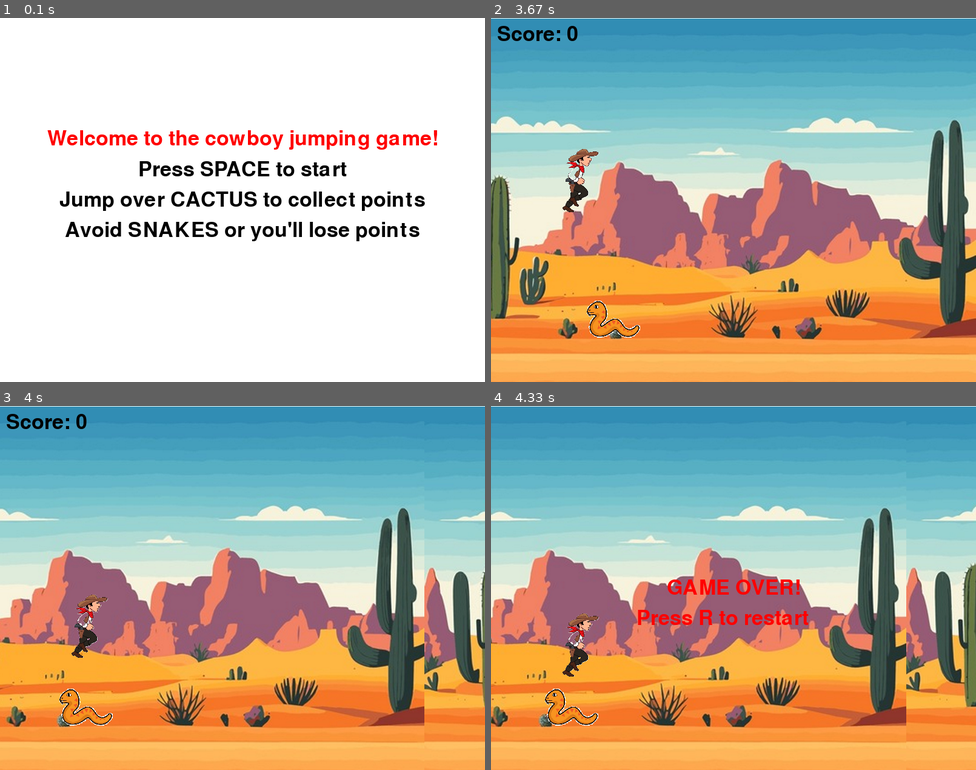
Above: before the commit, frames 1-4 (two rows, left to right).
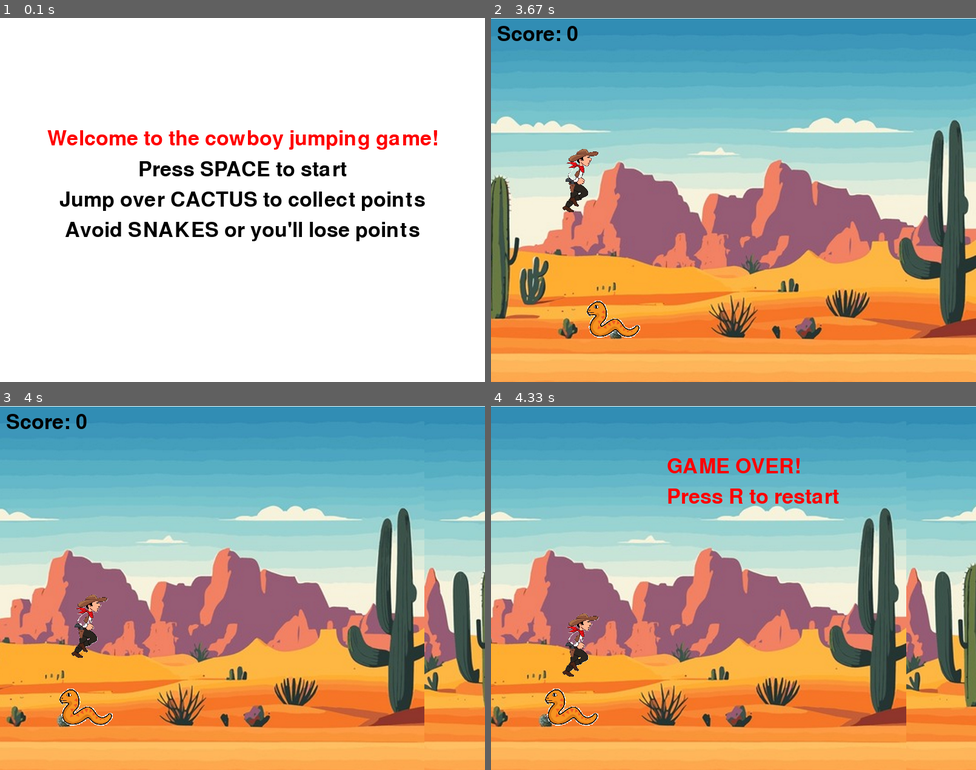
Above: after the commit, the same moments.

Repository: Frederikrik/Pygame
Game: pygame game, started from Main file.py
The game is run twice, just before and just after one commit, with the same random seed, the same clock (stepped at 60 frames per second) and the same inputs.
Inputs:
- Up to frame 1 (0.1 s): no input
- Up to frame 2 (3.67 s): tap Space at 0.33, 3.17 s
- Up to frame 3 (4 s): no input
- Up to frame 4 (4.33 s): no input

Frames 1-3 are identical in both runs. In frame 4, 2.4% of the frame differs, in the area x 30-72%, y 14-61%.

Commit message:
Different texts position

Diff:
--- a/Main file.py
+++ b/Main file.py
@@ -281,13 +281,12 @@
         if keys_pressed[pygame.K_SPACE]:  # Start jumping if space is pressed
             return True
 
-# Problem to do: Restart game
 def game_restart():
     # show the game result
     game_over_text = font.render("GAME OVER!", True,(255,0,0))
     game_restart_text = font.render("Press R to restart", True, (255,0,0))
-    game_over_rect = game_over_text.get_rect(center=(800/2, 600/2))
-    game_restart_rect = game_over_text.get_rect(center=(350, 350))
+    game_over_rect = game_over_text.get_rect(center=(800/2, 100))
+    game_restart_rect = game_over_text.get_rect(center=(800/2, 150))
     SCREEN.blit(game_over_text, game_over_rect)
     SCREEN.blit(game_restart_text, game_restart_rect)
     pygame.display.update()
